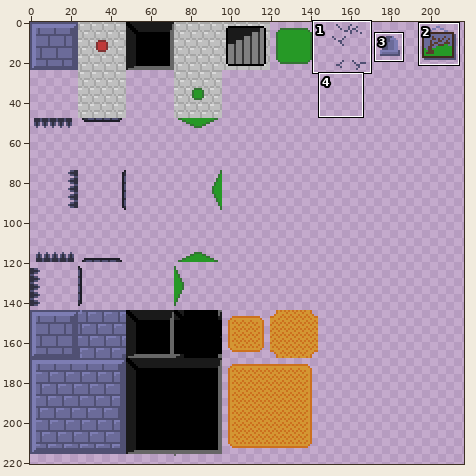
Two states of a sprite sheet, graphics/tiles-terrain.png. Above: a wide view before the commit, with the close-up outlined.
Close-up. As it was:
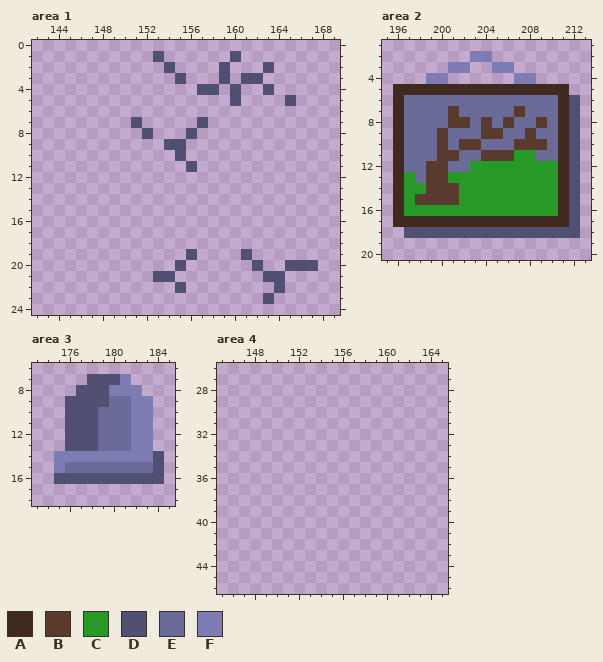
The file is 240x240 pixels. Colours within 5 levels of each other are drawn and written as one. Shown: area 1: x 142..169, y 0..24; area 2: x 195..213, y 1..20; area 3: x 173..185, y 6..18; area 4: x 145..165, y 26..46. The wide view leaves out empty margins. The commit also changed other parts of the picture, which this record leaves out.
Palette (. is transparent): A #402a20  B #593b2d  C #269926  D #505073  E #6b6b99  F #7d7db3
The same view after the edit:
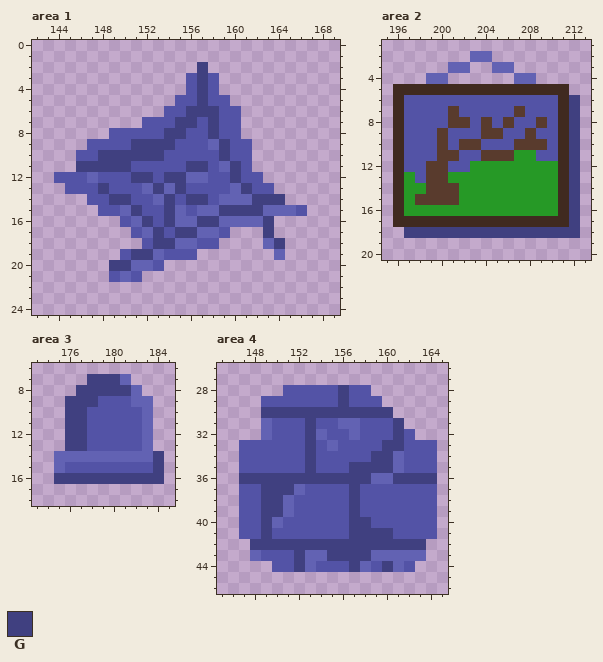
Colours new in this view: G #404080
Change:
colour E: #6b6b99 -> #5353a6
colour F: #7d7db3 -> #6262b3
Area 1:
y 1: x 153 D -> .; x 160 D -> .
y 2: x 154 D -> .; x 157 . -> G; x 159 D -> .; x 163 D -> .
y 3: x 155..159 D...D -> .EGE.; x 161..162 DD -> ..
y 4: x 156..158 .DD -> EGE; x 160 D -> .; x 163 D -> .
y 5: x 155..160 .....D -> EEGEE.; x 165 D -> .
y 6: x 154..160 ....... -> EEGGGEE
y 7: x 151..160 D.....D... -> .EEEGGEGEE
y 8: x 149..160 ...D...D.... -> EEEEEGGEEGEE
y 9: x 147..161 .......DD...... -> EEEEGGGGEEEFGEE
y 10: x 146..161 .........D...... -> EEGGGGGGEEEEEGEE
y 11: x 146..161 ..........D..... -> GGGGGEEEEEGGEFGE
y 12: x 144..162 ................... -> EEEFEEEGGEGGFFEEGEE
y 13: x 145..163 ................... -> EEEGEEEFGFGEEEEFGEE
y 14: x 147..164 .................. -> EEGGEEFGEGGEFFFGGG
y 15: x 148..166 ................... -> EEFGEEGFEFFGGGGFFFE
y 16: x 150..163 .............. -> EFGEGFFGGFFFFG
y 17: x 151..159 ......... -> EFGEGGFFE; x 163 . -> G
y 18: x 152..158 ....... -> EGGFFEE; x 163..164 .. -> FG
y 19: x 150..156 ......D -> EGGFEEE; x 161 D -> .; x 164 . -> F
y 20: x 149..153 ..... -> GGFFE; x 155 D -> .; x 162 D -> .; x 165..167 DDD -> ...
y 21: x 149..151 ... -> EFE; x 153..154 DD -> ..; x 163..164 DD -> ..
y 22: x 155 D -> .; x 164 D -> .
y 23: x 163 D -> .
Area 2:
y 6..17: x 212 D -> G
y 18: x 197..212 DDDDDDDDDDDDDDDD -> GGGGGGGGGGGGGGGG
Area 3:
y 7: x 178..180 DDD -> GGG
y 8: x 177..181 DDDFF -> GGGGG
y 9: x 176..179 DDDD -> GGGE
y 10..13: x 176..178 DDD -> GGE; x 182 F -> E
y 14..15: x 184 D -> G
y 16: x 175..184 DDDDDDDDDD -> GGGGGGGGGG
Area 4:
y 28: x 151..158 ........ -> EEEEEGEE
y 29: x 149..159 ........... -> EEEEEEEGEEE
y 30: x 149..160 ............ -> GGGGGGGGGGGG
y 31: x 149..161 ............. -> FEEEGEEFFEEEG
y 32: x 149..162 .............. -> FEEEGFEEFEEEGE
y 33: x 147..164 .................. -> EEEEEEGEFEEEEGGEEE
y 34: x 147..164 .................. -> EEEEEEGEEEEEGGFEEE
y 35: x 147..164 .................. -> EEEEEEGEEEGGGGFEEE
y 36: x 147..164 .................. -> GGGGGGGGGGGGFFGGGG
y 37: x 147..164 .................. -> EEGGGFEEEEGEEEEEEE
y 38..39: x 147..164 .................. -> EEGGFEEEEEGEEEEEEE
y 40: x 147..164 .................. -> EEGFEEEEEEGGEEEEEE
y 41: x 147..164 .................. -> EEGEEEEEEEGGGGEEEE
y 42: x 148..163 ................ -> GGGGGGGGGGGGGGGG
y 43: x 148..163 ................ -> FEEEGFFGGGGFFFFF
y 44: x 150..162 ............. -> EEGFEEEGFEGFE
Boxes around the changes in both close-ups, in picture pixels (x1, y1, x2, y2):
changed: (54, 51, 318, 304)
changed: (404, 51, 580, 238)
changed: (54, 374, 164, 484)
added: (239, 385, 437, 572)
